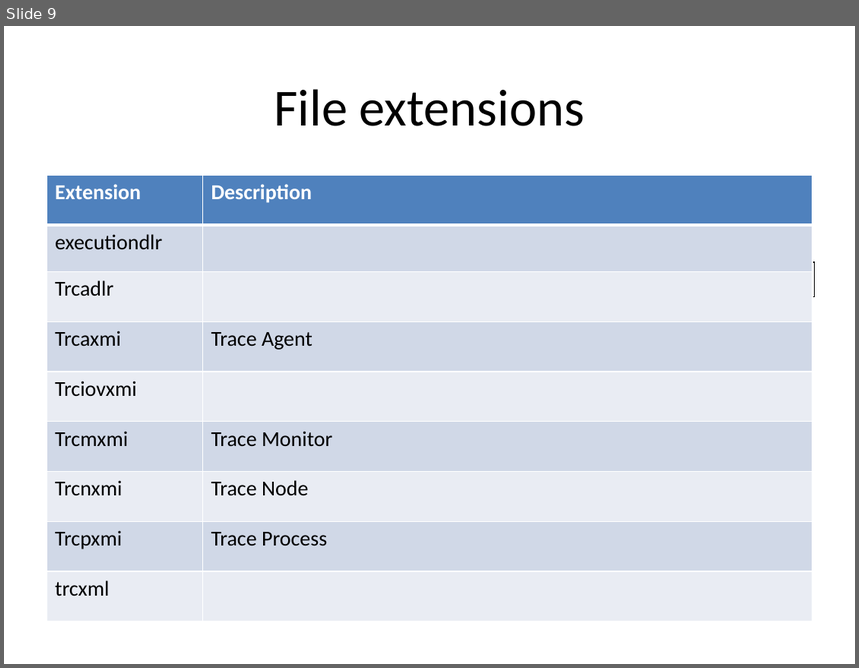
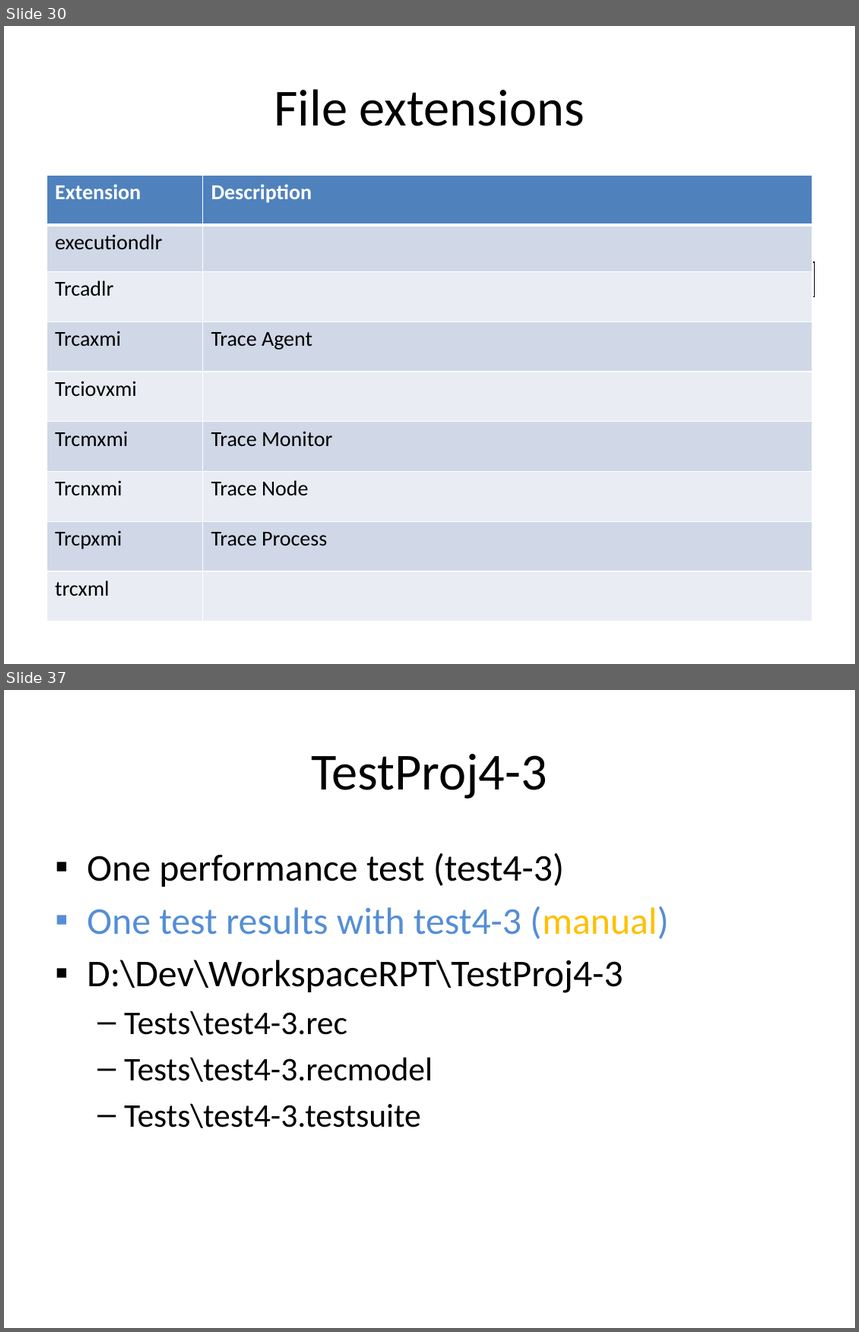
Before and after one commit to wsgan001/asegrp, a slide deck: papers/DRCPA/docs/PerfTest - Profiling via RPT.pptx. Shown one above the other, each under a label of ours: slide 9 before the commit, slides 30 and 37 after it; the slides between them are not shown. The pictures are 859x668 and 859x1332 pixels, drawn with LibreOffice and Linux fonts; fonts in the diff are those of the drawing. Boxes give left, top, right and bottom in pixels: in the first picture for what was removed or moved away, otherwise in the second. Text is boxed around its words. In the diff, an @@ line names an element or a change of style, - is before the commit and + after.

```diff
--- a/papers/DRCPA/docs/PerfTest - Profiling via RPT.pptx
+++ b/papers/DRCPA/docs/PerfTest - Profiling via RPT.pptx
@@ slide 37 added at (4,690,855,1328), background #FFFFFF @@
@@ title added at (311,754,547,799), 44 pt, text #000000 @@
+TestProj4-3
@@ text added at (87,853,668,1129), 32 pt, text #000000 @@
+▪ One performance test (test4-3)
+▪ One test results with test4-3 (manual)
+▪ D:\Dev\WorkspaceRPT\TestProj4-3
+  – Tests\test4-3.rec
+  – Tests\test4-3.recmodel
+  – Tests\test4-3.testsuite
@@ what was slide 9 is now slide 30 @@
```
Also in this commit, not shown: 13 other slides added.
